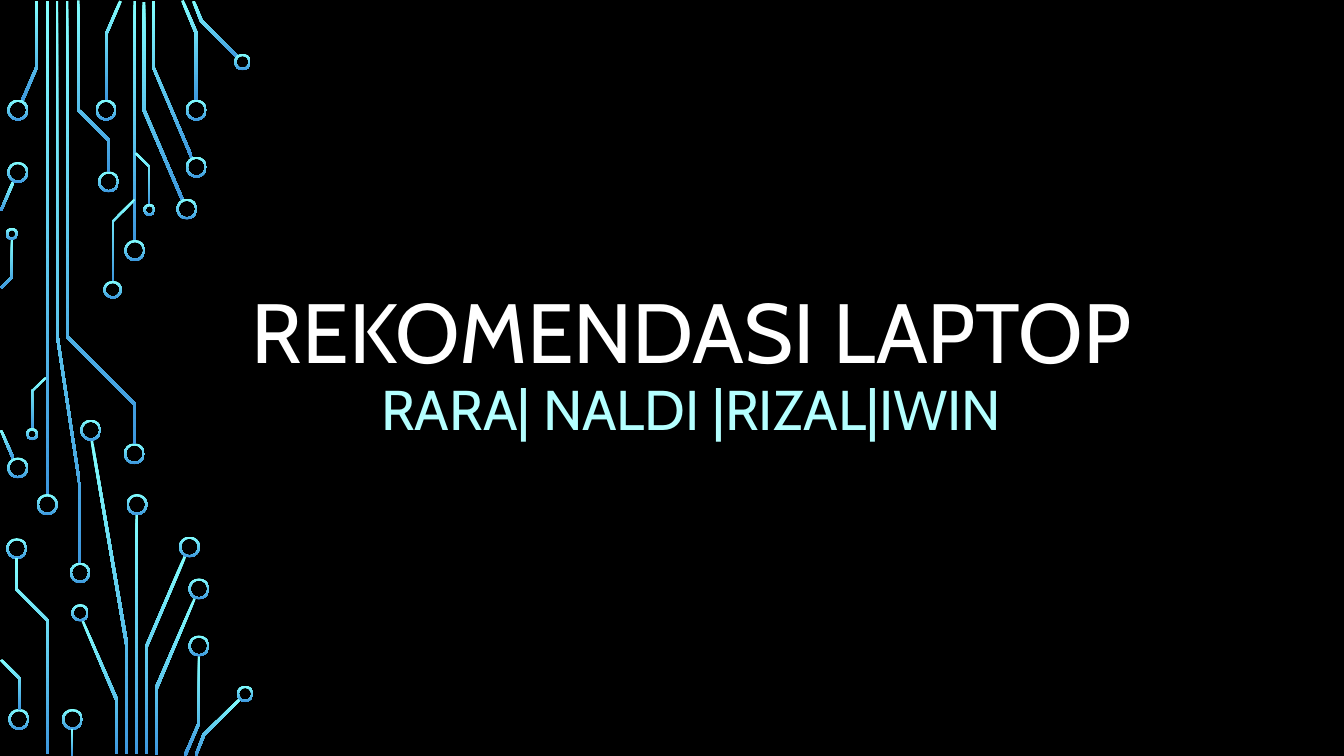
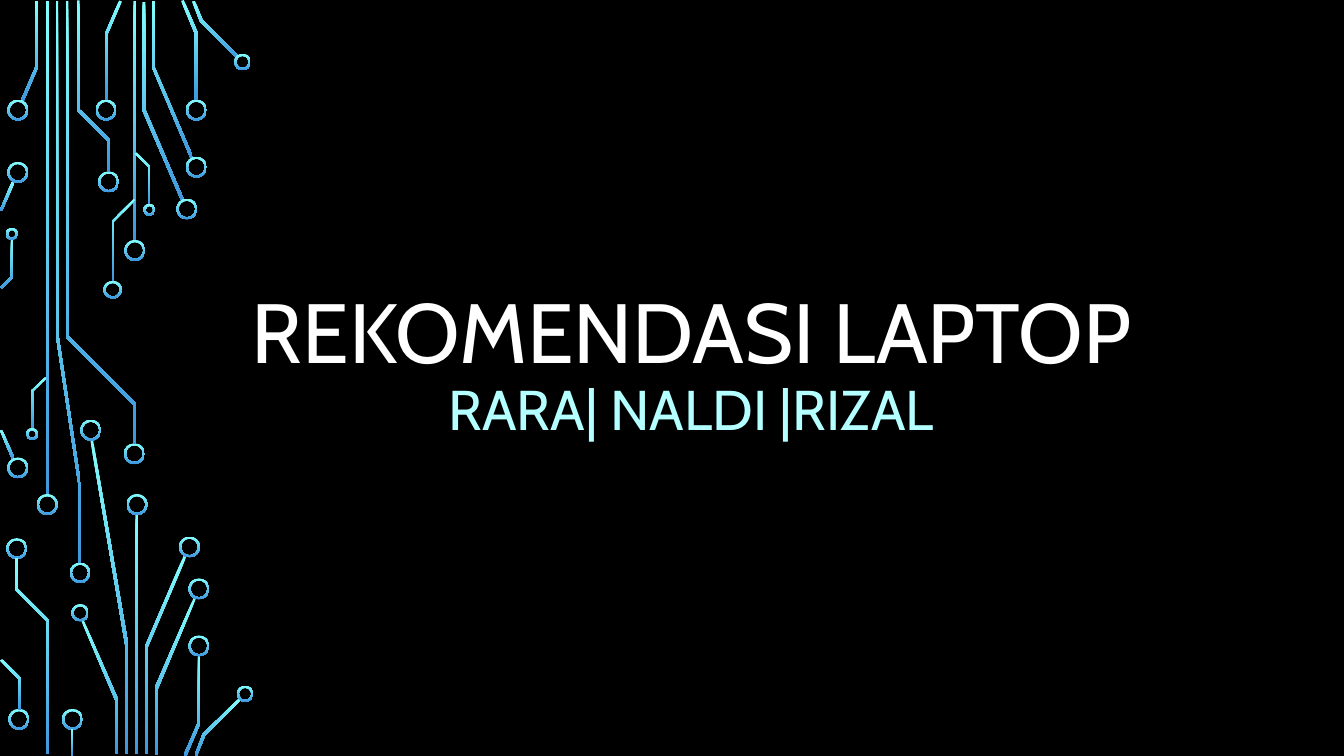
Before and after one commit to R124L-Tech/rekomendasi-laptop, a slide deck: slide 1 of files/Rules.pptx. Drawn at 1344x756 pixels with LibreOffice and Linux fonts; fonts in the diff are those of the drawing; background and template pictures are left out. Boxes give left, top, right and bottom in pixels: in the first picture for what was removed or moved away, otherwise in the second. Text is boxed around its words. In the diff, an @@ line names an element or a change of style, - is before the commit and + after.

```diff
--- a/files/Rules.pptx
+++ b/files/Rules.pptx
@@ text at [449, 388, 934, 442]: text changed @@
-RARA| NALDI |RIZAL|IWIN
+RARA| NALDI |RIZAL
```
Also in this commit, not shown: 5 other slides changed, 3 other files.
